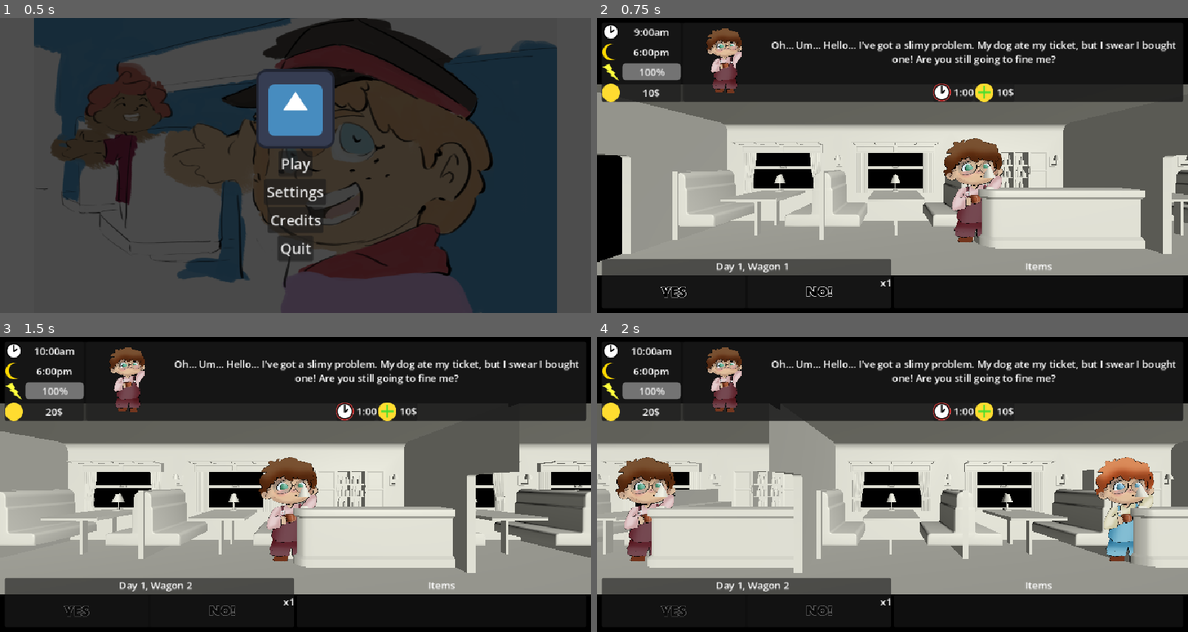
Above: before the commit, frames 1-4 (two rows, left to right).
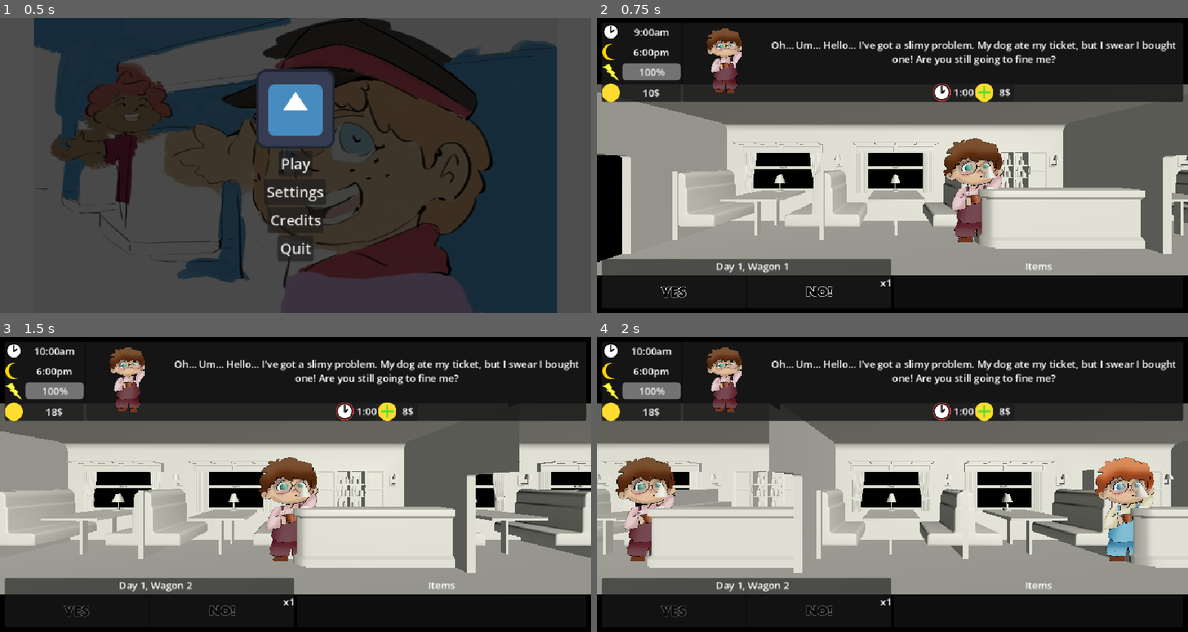
Above: after the commit, the same moments.

Repository: Smg065/WGJ2026
Game: Godot game, scene res://Scenes/MainMenu.tscn
Two runs of this game, one before a commit and one after it. Both use one fixed random seed, a clock stepped at 60 frames per second and the inputs below. The engine's default icon, where the game draws it, is replaced by a stand-in: a white triangle on a blue panel in a dark square.
Inputs (mouse positions are in pixels of both pictures, inside the frame that each line leads up to):
- Up to frame 1 (0.5 s): no input
- Up to frame 2 (0.75 s): click "Play" at 0.5 s
- Up to frame 3 (1.5 s): click (76, 611) at 1.25 s
- Up to frame 4 (2 s): no input

Frame 1 is identical in both runs. In frame 2, less than 0.1% of the frame differs, in the area x 67-71%, y 24-27%; in frame 3, less than 0.1%, in the area x 7-71%, y 24-27%; in frame 4, less than 0.1%.

Commit message:
More balance

Diff:
--- a/Resources/Requests/BorrowMoney3.tres
+++ b/Resources/Requests/BorrowMoney3.tres
@@ -11,7 +11,6 @@
 tagBlacklist = Array[String](["BorrowMoney3"])
 yesTags = Array[String](["BorrowMoney3"])
 energyCost = 20
-timeCost = 0
 moneyCost = -5
 charWagon = ExtResource("1_cs78q")
 charProfile = ExtResource("1_cs78q")
--- a/Resources/Requests/CrappySeat.tres
+++ b/Resources/Requests/CrappySeat.tres
@@ -9,7 +9,7 @@
 dialogueFr = "Bonjour, je… euh… j’ai accidentellement fait caca sur le siège pendant que je dormais. Tenez, voici de l’argent. Nettoyez ce désastre, et je m’éclipserai discrètement de honte."
 energyCost = 40
 timeCost = 3
-moneyCost = -25
+moneyCost = -20
 charWagon = ExtResource("1_oott1")
 charProfile = ExtResource("1_oott1")
 charYes = ExtResource("1_oott1")
--- a/Resources/Requests/DogTicket.tres
+++ b/Resources/Requests/DogTicket.tres
@@ -7,7 +7,7 @@
 script = ExtResource("2_oi8i8")
 dialogueEn = "Oh… Um… Hello… I've got a slimy problem. My dog ate my ticket, but I swear I bought one! Are you still going to fine me?"
 dialogueFr = "Oh... Hum.. Bonjour... J'ai un problème gluant. Mon chien à mangé mon ticket, mais je vous jure que je l'avais acheté ! Vous allez quand même me mettre une amende ?"
-moneyCost = -10
+moneyCost = -8
 charWagon = ExtResource("1_4vy1b")
 charProfile = ExtResource("1_4vy1b")
 charYes = ExtResource("1_4vy1b")
--- a/Resources/Requests/ExchangedSeats2.tres
+++ b/Resources/Requests/ExchangedSeats2.tres
@@ -10,7 +10,7 @@
 tagWhitelist = Array[String](["ExchangedSeats"])
 tagBlacklist = Array[String](["ExchangedSeats2"])
 yesTags = Array[String](["ExchangedSeats2"])
-timeCost = 2
+timeCost = 0
 moneyCost = -15
 noCost = -1
 minDay = 3
--- a/Resources/Requests/HolyFanatic.tres
+++ b/Resources/Requests/HolyFanatic.tres
@@ -8,7 +8,7 @@
 dialogueEn = "You there! Make a donation to the Holy Church of His Holiness Sylvain Durif, the Cosmic Christ, the Great Monarch himself! He shall SAVE US ALL!"
 dialogueFr = "Hé, vous ! Faites un don à la Sainte Église de Sa Sainteté Sylvain Durif, le Christ Cosmique, le Grand Monarque en personne ! Il nous SAUVERA TOUS !"
 energyCost = 15
-moneyCost = 15
+moneyCost = 20
 charWagon = ExtResource("1_0o3qx")
 charProfile = ExtResource("1_0o3qx")
 charYes = ExtResource("1_0o3qx")
--- a/Resources/Requests/MadScientist2.tres
+++ b/Resources/Requests/MadScientist2.tres
@@ -11,7 +11,6 @@
 tagBlacklist = Array[String](["MadScientist2"])
 yesTags = Array[String](["MadScientist2"])
 energyCost = 15
-moneyCost = 5
 minDay = 2
 charWagon = ExtResource("1_2gnw3")
 charProfile = ExtResource("1_2gnw3")
--- a/Resources/Requests/OldLadyStory2.tres
+++ b/Resources/Requests/OldLadyStory2.tres
@@ -11,7 +11,7 @@
 tagBlacklist = Array[String](["GrandmaStory2"])
 yesTags = Array[String](["GrandmaStory2"])
 energyCost = 10
-timeCost = 3
+timeCost = 2
 charWagon = ExtResource("1_5n5p7")
 charProfile = ExtResource("1_5n5p7")
 charYes = ExtResource("1_5n5p7")
--- a/Resources/Requests/OldLadyStory3.tres
+++ b/Resources/Requests/OldLadyStory3.tres
@@ -11,7 +11,7 @@
 tagBlacklist = Array[String](["GrandmaStory3"])
 yesTags = Array[String](["GrandmaStory3"])
 energyCost = 15
-timeCost = 4
+timeCost = 3
 moneyCost = -5
 charWagon = ExtResource("1_iu4h2")
 charProfile = ExtResource("1_iu4h2")
--- a/Resources/Requests/OldLadyThanks.tres
+++ b/Resources/Requests/OldLadyThanks.tres
@@ -10,7 +10,6 @@
 tagWhitelist = Array[String](["GrandmaStory3"])
 tagBlacklist = Array[String](["GrandmaStory4"])
 yesTags = Array[String](["GrandmaStory4"])
-timeCost = 0
 moneyCost = -30
 charWagon = ExtResource("1_o2rgp")
 charProfile = ExtResource("1_o2rgp")
--- a/Resources/Requests/Painter.tres
+++ b/Resources/Requests/Painter.tres
@@ -9,8 +9,8 @@
 dialogueFr = "Bonjour, mon trésor ! Je travaille sur mon prochain chef-d’œuvre : le portrait d’une merveille vivante. Et je parle de toi, trésor ! Accepterais-tu de poser pour moi ?"
 tagBlacklist = Array[String](["Painter"])
 yesTags = Array[String](["Painter"])
-timeCost = 4
-moneyCost = -10
+timeCost = 3
+moneyCost = -5
 minDay = 4
 charWagon = ExtResource("1_2tgxq")
 charProfile = ExtResource("1_2tgxq")
--- a/Resources/Requests/Painter2.tres
+++ b/Resources/Requests/Painter2.tres
@@ -10,7 +10,7 @@
 tagWhitelist = Array[String](["Painter"])
 tagBlacklist = Array[String](["Painter2"])
 yesTags = Array[String](["Painter2"])
-timeCost = 3
+timeCost = 2
 minDay = 4
 charWagon = ExtResource("1_420wt")
 charProfile = ExtResource("1_420wt")
--- a/Resources/Requests/Painter3.tres
+++ b/Resources/Requests/Painter3.tres
@@ -10,7 +10,7 @@
 tagWhitelist = Array[String](["Painter2"])
 tagBlacklist = Array[String](["Painter3"])
 yesTags = Array[String](["Painter3"])
-timeCost = 4
+timeCost = 3
 moneyCost = -20
 minDay = 4
 charWagon = ExtResource("1_q5syd")
--- a/Resources/Requests/SleepingPillSeller.tres
+++ b/Resources/Requests/SleepingPillSeller.tres
@@ -8,7 +8,7 @@
 dialogueEn = "Hey there, mate. Looking a bit knackered, are we? I've got some very special pills that'll have you bursting with energy… eventually. So, what do you say, mate?"
 dialogueFr = "Salut, l'amie. T'as l'air un peu crevée, non ? J'ai des pilules spéciales qui te redonneront un sacré coup de fouet… enfin, tôt ou tard. Alors, qu'est-ce t'en dis, l'amie ?"
 energyCost = -80
-timeCost = 5
+timeCost = 4
 moneyCost = 5
 charWagon = ExtResource("1_fanxc")
 charProfile = ExtResource("1_fanxc")
--- a/Resources/Requests/WarVeteran5.tres
+++ b/Resources/Requests/WarVeteran5.tres
@@ -11,7 +11,7 @@
 tagBlacklist = Array[String](["WarVeteran5"])
 yesTags = Array[String](["WarVeteran5"])
 energyCost = 20
-moneyCost = -35
+moneyCost = -30
 noCost = -1
 minDay = 3
 charWagon = ExtResource("1_qlfqi")
--- a/Resources/Requests/WorkoutBuddy.tres
+++ b/Resources/Requests/WorkoutBuddy.tres
@@ -10,7 +10,7 @@
 tagBlacklist = Array[String](["WorkoutBuddy"])
 yesTags = Array[String](["WorkoutBuddy"])
 energyCost = 60
-timeCost = 3
+timeCost = 2
 minDay = 2
 charWagon = ExtResource("1_4kwxe")
 charProfile = ExtResource("1_4kwxe")
--- a/Resources/Requests/WorkoutBuddy2.tres
+++ b/Resources/Requests/WorkoutBuddy2.tres
@@ -11,8 +11,8 @@
 tagBlacklist = Array[String](["WorkoutBuddy2"])
 yesTags = Array[String](["WorkoutBuddy2"])
 energyCost = 60
-timeCost = 4
-moneyCost = -10
+timeCost = 3
+moneyCost = -15
 noCost = -1
 minDay = 2
 charWagon = ExtResource("1_664l5")
